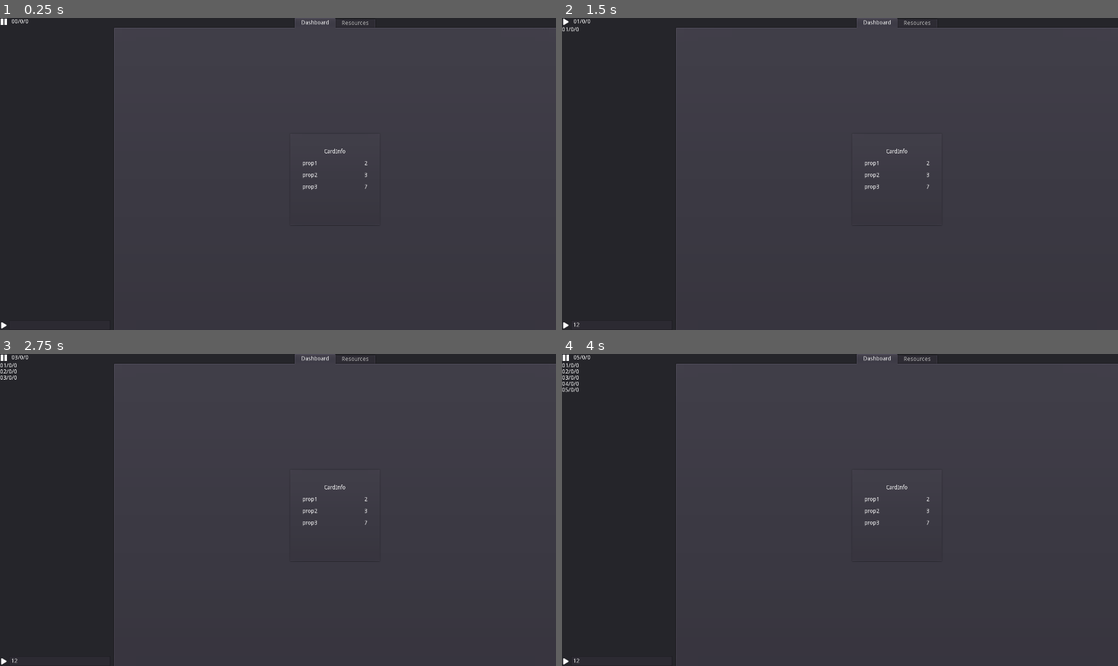
Above: before the commit, frames 1-4 (two rows, left to right).
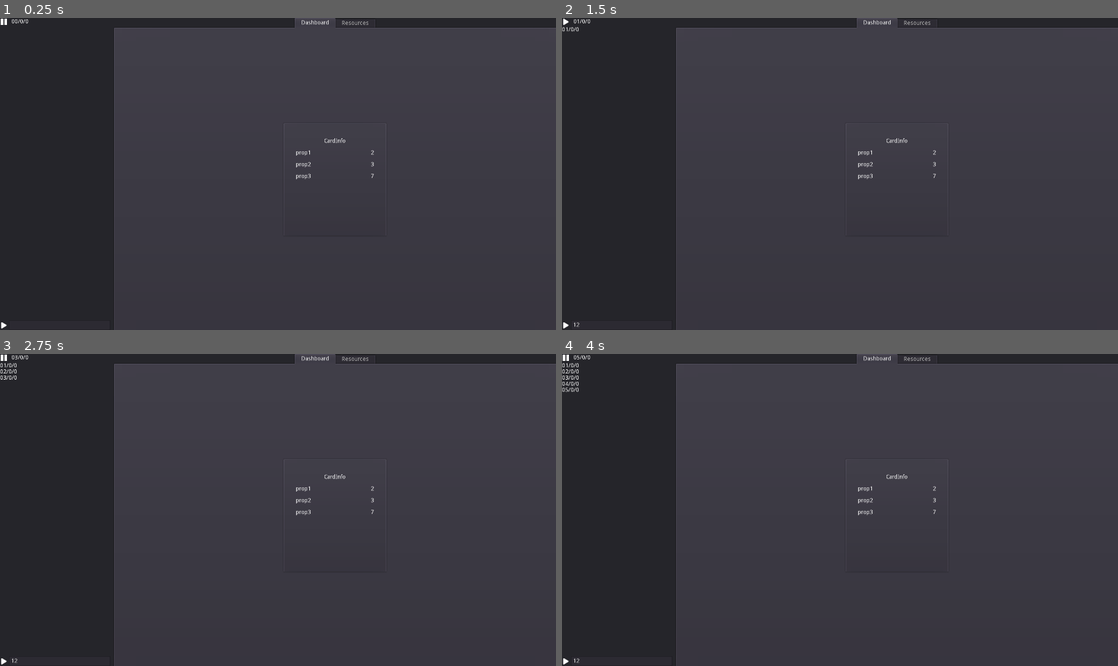
Above: after the commit, the same moments.

Repository: FRisney/incremental
Game: Godot game, scene res://main.tscn
Two runs of this game, one before a commit and one after it. Both use one fixed random seed, a clock stepped at 60 frames per second and the inputs below.
Inputs (mouse positions are in pixels of both pictures, inside the frame that each line leads up to):
- Up to frame 1 (0.25 s): no input
- Up to frame 2 (1.5 s): click (623, 323) at 0.52 s; type "12" at 0.6 s; click (567, 21) at 1.25 s
- Up to frame 3 (2.75 s): click (5, 357) at 2 s
- Up to frame 4 (4 s): click (567, 357) at 2.75 s; tap Enter at 3.5 s

The runs differ from the first frame. In frame 1, 0.2% of the frame differs, in the area x 53-68%, y 38-56%; in frame 2, 0.2%; in frame 3, 0.2%; in frame 4, 0.2%.

Commit message:
Singleton GameTimer, start of Storage
time_controller was moved to GameTimer, simplifying Sinal connections
and date retrieval, added dedicated scripts for date display and simple
time control, i.e. play and pause tick progression.

Started developing Storage system and production UI.

Diff:
--- a/incremental/components/card/card.tscn
+++ b/incremental/components/card/card.tscn
@@ -3,9 +3,9 @@
 [ext_resource path="res://components/card/card.gd" type="Script" id=2]
 
 [node name="M" type="MarginContainer"]
-margin_right = 210.0
-margin_bottom = 215.0
-rect_min_size = Vector2( 210, 215 )
+margin_right = 242.0
+margin_bottom = 267.0
+rect_min_size = Vector2( 242, 267 )
 mouse_filter = 2
 custom_constants/margin_right = 25
 custom_constants/margin_top = 32
@@ -21,19 +21,19 @@
 [node name="S" type="ScrollContainer" parent="."]
 margin_left = 25.0
 margin_top = 32.0
-margin_right = 185.0
-margin_bottom = 183.0
+margin_right = 217.0
+margin_bottom = 235.0
 
 [node name="V" type="VBoxContainer" parent="S"]
-margin_right = 160.0
-margin_bottom = 151.0
+margin_right = 192.0
+margin_bottom = 203.0
 mouse_filter = 2
 size_flags_horizontal = 3
 size_flags_vertical = 3
 custom_constants/separation = 15
 
 [node name="T" type="Label" parent="S/V"]
-margin_right = 160.0
+margin_right = 192.0
 margin_bottom = 14.0
 text = "Title"
 align = 1
--- a/incremental/components/info/card_info.tscn
+++ b/incremental/components/info/card_info.tscn
@@ -19,7 +19,7 @@
 [node name="M" parent="." instance=ExtResource( 1 )]
 margin_left = 7.0
 margin_top = 7.0
-margin_right = 217.0
-margin_bottom = 222.0
+margin_right = 249.0
+margin_bottom = 274.0
 
 [editable path="M"]
--- a/incremental/components/info/display.gd
+++ b/incremental/components/info/display.gd
@@ -1,16 +1,14 @@
 extends Node
 
-
-# Declare member variables here. Examples:
 
 var val:  String
 var desc: String
 
-func _awake():
-	val = ($Val as Label).text
-	desc = ($Desc as Label).text
+
+func _ready():
+	display_values()
 
 
-func displayValues()-> void:
+func display_values()-> void:
 	($Val as Label).text = val
 	($Desc as Label).text = desc
--- a/incremental/components/info/info.gd
+++ b/incremental/components/info/info.gd
@@ -4,10 +4,9 @@
 
 func _ready() -> void:
 	for item in items:
-		print(item)
 		var new_label = (load("res://components/info/display.tscn")as PackedScene).instance()
 		($M/S/V as VBoxContainer).add_child(new_label)
-		new_label.connect("ticked", new_label, "displayValues")
+		print("signal: %s (%s)" % [name,GameTimer.connect("ticked", new_label, "display_values")])
 		new_label.desc = item
 		new_label.val = "%s" % items[item]
-		new_label.displayValues()
+		new_label.display_values()
--- a/incremental/components/log.gd
+++ b/incremental/components/log.gd
@@ -1,21 +1,12 @@
 extends RichTextLabel
 
 
-# Declare member variables here. Examples:
-# var a: int = 2
-# var b: String = "text"
+func _ready() -> void:
+	print("signal: %s (%s)" % [name,GameTimer.connect("ticked", self, "_on_ticked")])
 
 
-# Called when the node enters the scene tree for the first time.
-func _ready() -> void:
-	print("signal: %s (%s)" % [name,get_node("../TimeControl").connect("tickdate", self, "_on_ticked")])
-
-
-func _on_ticked(ticks) -> void:
-	add_text(get_node("../TimeControl").tick_to_date(ticks) + "\n")
+func _on_ticked() -> void:
+	add_text(GameTimer.tick_to_date())
+	newline()
 	if get_line_count() > 250:
 		clear()
-
-# Called every frame. 'delta' is the elapsed time since the previous frame.
-#func _process(delta: float) -> void:
-#	pass
--- a/incremental/components/resource/card_resource.gd
+++ b/incremental/components/resource/card_resource.gd
@@ -3,12 +3,10 @@
 export(Array, String) var items
 
 func _ready() -> void:
-	($M/S/V/T as Label).text = name
-
 	for item in items:
-		var new_label = (load("res://components/info/resource_construct.tscn")as PackedScene).instance() as Label
-		($M/S/V as VBoxContainer).add_child(new_label)
-		new_label.text = "%s: " % item
+		var res_ext = (load("res://components/info/resource_construct.tscn")as PackedScene).instance() as Label
+		($M/S/V as VBoxContainer).add_child(res_ext)
+		res_ext.text = "%s: " % item
 
 
 # func display_content(data):
--- a/incremental/main.tscn
+++ b/incremental/main.tscn
@@ -1,9 +1,13 @@
-[gd_scene load_steps=5 format=2]
+[gd_scene load_steps=8 format=2]
 
 [ext_resource path="res://time_control/slow.png" type="Texture" id=1]
 [ext_resource path="res://time_control/time_control.tscn" type="PackedScene" id=2]
 [ext_resource path="res://components/log.gd" type="Script" id=3]
 [ext_resource path="res://components/info/card_info.tscn" type="PackedScene" id=4]
+[ext_resource path="res://components/card/card.tscn" type="PackedScene" id=5]
+[ext_resource path="res://components/resource/resource_construct.tscn" type="PackedScene" id=6]
+
+[sub_resource type="ButtonGroup" id=1]
 
 [node name="BG" type="Panel"]
 anchor_right = 1.0
@@ -76,10 +80,10 @@
 margin_bottom = -4.0
 
 [node name="Grid" type="GridContainer" parent="HBoxContainer/Main/Dashboard"]
-margin_left = 648.0
-margin_top = 407.0
-margin_right = 872.0
-margin_bottom = 636.0
+margin_left = 632.0
+margin_top = 381.0
+margin_right = 888.0
+margin_bottom = 662.0
 grow_horizontal = 2
 grow_vertical = 2
 size_flags_horizontal = 3
@@ -90,8 +94,8 @@
 }
 
 [node name="CardInfo" parent="HBoxContainer/Main/Dashboard/Grid" instance=ExtResource( 4 )]
-margin_right = 224.0
-margin_bottom = 229.0
+margin_right = 256.0
+margin_bottom = 281.0
 items = {
 "prop1": 2,
 "prop2": 3,
@@ -108,10 +112,10 @@
 margin_bottom = -4.0
 
 [node name="Grid2" type="GridContainer" parent="HBoxContainer/Main/Resources"]
-margin_left = 760.0
-margin_top = 522.0
-margin_right = 760.0
-margin_bottom = 522.0
+margin_left = 753.0
+margin_top = 515.0
+margin_right = 767.0
+margin_bottom = 529.0
 grow_horizontal = 2
 grow_vertical = 2
 size_flags_horizontal = 3
@@ -120,3 +124,76 @@
 __meta__ = {
 "_edit_use_anchors_": false
 }
+
+[node name="Panel" type="PanelContainer" parent="HBoxContainer/Main/Resources/Grid2"]
+margin_right = 256.0
+margin_bottom = 281.0
+
+[node name="A" parent="HBoxContainer/Main/Resources/Grid2/Panel" instance=ExtResource( 5 )]
+margin_left = 7.0
+margin_top = 7.0
+margin_right = 249.0
+margin_bottom = 274.0
+
+[node name="Button" type="Button" parent="HBoxContainer/Main/Resources/Grid2/Panel/A/S/V" index="1"]
+margin_top = 29.0
+margin_right = 192.0
+margin_bottom = 49.0
+mouse_default_cursor_shape = 2
+size_flags_horizontal = 3
+group = SubResource( 1 )
+text = "Extract"
+__meta__ = {
+"_editor_description_": ""
+}
+
+[node name="Extractor" parent="HBoxContainer/Main/Resources/Grid2/Panel/A/S/V" index="2" instance=ExtResource( 6 )]
+margin_top = 64.0
+margin_right = 192.0
+margin_bottom = 84.0
+
+[node name="Main" parent="HBoxContainer/Main/Resources/Grid2/Panel/A/S/V/Extractor" index="0"]
+margin_right = 152.0
+group = SubResource( 1 )
+text = "Extractor [0]"
+
+[node name="Plus" parent="HBoxContainer/Main/Resources/Grid2/Panel/A/S/V/Extractor" index="1"]
+margin_left = 152.0
+margin_right = 172.0
+group = SubResource( 1 )
+
+[node name="Minus" parent="HBoxContainer/Main/Resources/Grid2/Panel/A/S/V/Extractor" index="2"]
+margin_left = 172.0
+margin_right = 192.0
+group = SubResource( 1 )
+
+[node name="Storage1" parent="HBoxContainer/Main/Resources/Grid2/Panel/A/S/V" index="3" instance=ExtResource( 6 )]
+margin_top = 99.0
+margin_right = 192.0
+margin_bottom = 119.0
+
+[node name="Main" parent="HBoxContainer/Main/Resources/Grid2/Panel/A/S/V/Storage1" index="0"]
+margin_right = 152.0
+group = SubResource( 1 )
+text = "Storage 1 [0]"
+
+[node name="Plus" parent="HBoxContainer/Main/Resources/Grid2/Panel/A/S/V/Storage1" index="1"]
+margin_left = 152.0
+margin_right = 172.0
+group = SubResource( 1 )
+
+[node name="Minus" parent="HBoxContainer/Main/Resources/Grid2/Panel/A/S/V/Storage1" index="2"]
+margin_left = 172.0
+margin_right = 192.0
+group = SubResource( 1 )
+
+[node name="Storage2" parent="HBoxContainer/Main/Resources/Grid2/Panel/A/S/V" index="4" instance=ExtResource( 6 )]
+margin_top = 134.0
+margin_right = 192.0
+margin_bottom = 154.0
+
+[editable path="HBoxContainer/Main/Resources/Grid2/Panel/A"]
+
+[editable path="HBoxContainer/Main/Resources/Grid2/Panel/A/S/V/Extractor"]
+
+[editable path="HBoxContainer/Main/Resources/Grid2/Panel/A/S/V/Storage1"]
--- a/incremental/managers/storage.gd
+++ b/incremental/managers/storage.gd
@@ -1,16 +1,12 @@
 extends Node
 
+var res_a : int = 0
 
-# Declare member variables here. Examples:
-# var a = 2
-# var b = "text"
+const resource_descriptor = {
+	"res_a": "A",
+}
 
 
-# Called when the node enters the scene tree for the first time.
-func _ready():
-	pass # Replace with function body.
-
-
-# Called every frame. 'delta' is the elapsed time since the previous frame.
-#func _process(delta):
-#	pass
+func add_resource(res: String, inc: int = 1):
+	set(res, get(res)+inc)
+	print(get(res))
--- /dev/null
+++ b/incremental/managers/timer.gd
@@ -0,0 +1,41 @@
+extends Node
+
+signal ticked()
+
+var increment = 1
+var period_length = 0.25
+var accumulator = -1
+var tick = 0
+
+func _process(delta) -> void:
+	if not period_length:
+		return
+
+	if accumulator < period_length:
+		accumulator += delta
+		return
+
+	accumulator = 0
+	tick += increment
+	emit_signal("ticked")
+	# display.text = tick_to_date(tick)
+
+
+func tick_to_date() -> String:
+	# the Year is 8 Months long, each Month is 32 Days long
+	var ticks:int = tick
+	var year:int = ticks/256
+	ticks %= 256
+	var month:int = ticks/32
+	ticks %= 32
+
+	return "%02d/%d/%d" % [++ticks,month,year]
+
+
+func _on_change_time_speed(state) -> void:
+	if (state):
+		period_length = 0
+		print("Pause")
+	else:
+		period_length = 0.25
+		print("Play")
--- a/incremental/project.godot
+++ b/incremental/project.godot
@@ -8,14 +8,9 @@
 
 config_version=4
 
-_global_script_classes=[ {
-"base": "Control",
-"class": "TimeController",
-"language": "GDScript",
-"path": "res://time_control/time_controller.gd"
-} ]
+_global_script_classes=[  ]
 _global_script_class_icons={
-"TimeController": ""
+
 }
 
 [application]
@@ -23,6 +18,11 @@
 config/name="Incremental"
 run/main_scene="res://main.tscn"
 config/icon="res://icon.png"
+
+[autoload]
+
+GameTimer="*res://managers/timer.gd"
+Storage="*res://managers/storage.gd"
 
 [debug]
 
--- a/incremental/time_control/date_dispaly.gd
+++ /dev/null
@@ -1,7 +0,0 @@
-extends Label
-
-func _ready() -> void:
-	print("date_display connect: %s" % get_node("/root/BG/TimeControl").connect("ticked",self,"update_date"))
-
-func update_date(date) -> void:
-	text = "%02d/%d/%d" % [date[0],date[1],date[2]]
--- /dev/null
+++ b/incremental/time_control/date_display.gd
@@ -0,0 +1,7 @@
+extends Label
+
+func _ready() -> void:
+	print("signal: %s (%s)" % [name,GameTimer.connect("ticked", self, "update_date")])
+
+func update_date() -> void:
+	text = GameTimer.tick_to_date()
--- /dev/null
+++ b/incremental/time_control/play_pause.gd
@@ -0,0 +1,8 @@
+extends TextureButton
+
+func _ready() -> void:
+	print("signal: %s (%s)" % [name,connect("toggled", self, "_on_toggle")])
+
+
+func _on_toggle(state:bool):
+	GameTimer._on_change_time_speed(state)
--- a/incremental/time_control/time_control.tscn
+++ b/incremental/time_control/time_control.tscn
@@ -1,8 +1,9 @@
-[gd_scene load_steps=6 format=2]
+[gd_scene load_steps=7 format=2]
 
+[ext_resource path="res://time_control/play_pause.gd" type="Script" id=1]
+[ext_resource path="res://time_control/date_display.gd" type="Script" id=2]
 [ext_resource path="res://time_control/pause.png" type="Texture" id=4]
 [ext_resource path="res://time_control/slow.png" type="Texture" id=5]
-[ext_resource path="res://time_control/time_controller.gd" type="Script" id=8]
 
 [sub_resource type="StyleBoxEmpty" id=1]
 
@@ -26,8 +27,7 @@
 CheckBox/styles/normal = SubResource( 1 )
 CheckBox/styles/pressed = SubResource( 1 )
 
-[node name="DateTime" type="MarginContainer"]
-script = ExtResource( 8 )
+[node name="Date" type="MarginContainer"]
 __meta__ = {
 "_edit_use_anchors_": false
 }
@@ -58,6 +58,7 @@
 texture_normal = ExtResource( 4 )
 texture_pressed = ExtResource( 5 )
 stretch_mode = 5
+script = ExtResource( 1 )
 
 [node name="Display" type="Label" parent="Controls"]
 margin_left = 28.0
@@ -67,7 +68,7 @@
 size_flags_horizontal = 2
 text = "00/0/0"
 valign = 1
+script = ExtResource( 2 )
 __meta__ = {
 "_edit_use_anchors_": false
 }
-[connection signal="toggled" from="Controls/P" to="." method="_on_change_time_speed"]
--- a/incremental/time_control/time_controller.gd
+++ /dev/null
@@ -1,60 +0,0 @@
-extends Control
-
-class_name TimeController
-
-signal tickdate(date)
-signal ticked()
-
-const PERIOD_LEN_SHORT = 0.001
-const PERIOD_LEN_MEDIUM = 0.100
-const PERIOD_LEN_LONG = 0.250
-
-const TIME_INC_YEAR = 256
-const TIME_INC_MONTH = 32
-const TIME_INC_DAY = 1
-
-var increment = TIME_INC_DAY
-var accumulator = -1
-var tick = 0
-var period_length = PERIOD_LEN_LONG
-
-onready var display = $Controls/Display
-
-
-# func _ready() -> void:
-# 	add_user_signal("tickdate")
-# 	add_user_signal("ticked")
-
-
-func _process(delta) -> void:
-	if period_length < PERIOD_LEN_SHORT:
-		return
-
-	if accumulator < period_length:
-		accumulator += delta
-		return
-
-	accumulator = 0
-	tick += increment
-	emit_signal("ticked")
-	emit_signal("tickdate",tick)
-	display.text = tick_to_date(tick)
-
-
-func tick_to_date(ticks:int) -> String:
-	var year:int = (ticks/TIME_INC_YEAR)
-	ticks %= TIME_INC_YEAR
-	var month:int = (ticks/TIME_INC_MONTH)
-	ticks %= (TIME_INC_MONTH) + 1
-
-	return "%02d/%d/%d" % [ticks,month,year]
-
-
-func _on_change_time_speed(type) -> void:
-	match type:
-		false:
-			period_length = PERIOD_LEN_LONG
-			print("Play")
-		true:
-			period_length = 0
-			print("Pause")
